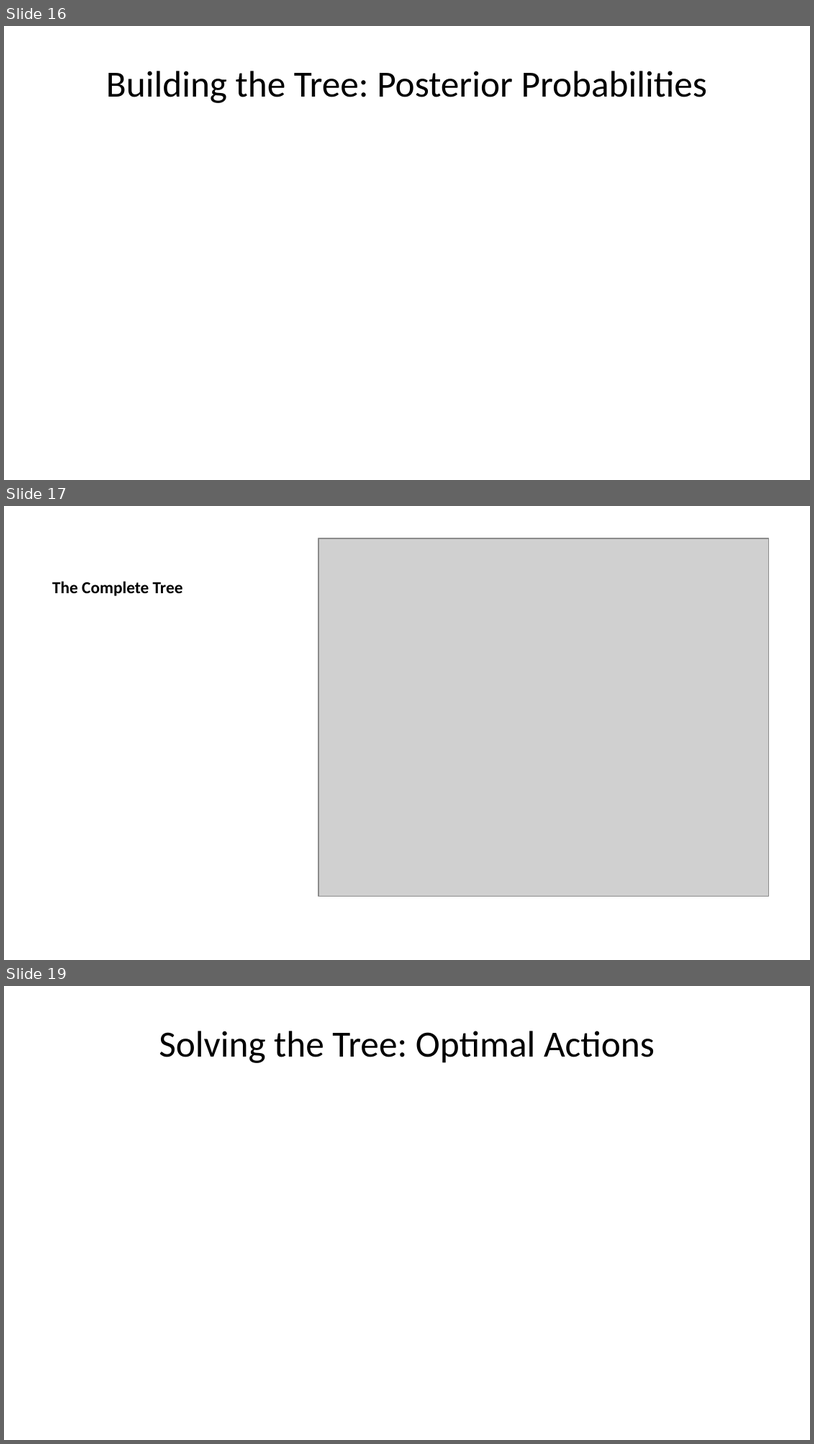
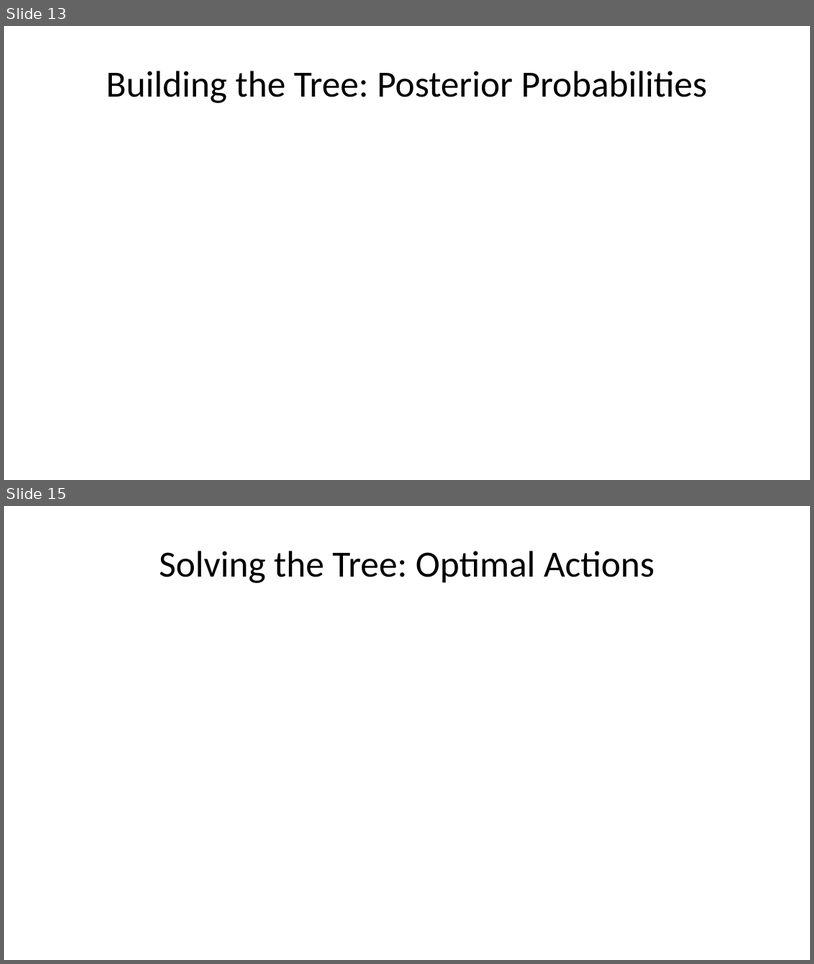
Before and after one commit to CEVE-421-521/ceve-421-521.github.io, a slide deck: lectures/week-07/evii.pptx. Shown one above the other, each under a label of ours: slides 16, 17 and 19 before the commit, slides 13 and 15 after it; the slides between them are not shown. The pictures are 814x1444 and 814x964 pixels, drawn with LibreOffice and Linux fonts; fonts in the diff are those of the drawing; grey boxes stand for pictures. Boxes give left, top, right and bottom in pixels: in the first picture for what was removed or moved away, otherwise in the second. Text is boxed around its words. In the diff, an @@ line names an element or a change of style, - is before the commit and + after.

```diff
--- a/lectures/week-07/evii.pptx
+++ b/lectures/week-07/evii.pptx
@@ slide 17 removed at [4,506,810,960], background #FFFFFF @@
@@ picture removed at [319,538,769,896] @@
@@ title removed at [52,581,183,596] @@
-The Complete Tree
@@ what was slide 16 is now slide 13 @@
@@ what was slide 19 is now slide 15 @@
```
Also in this commit, not shown: 4 slides changed, 3 other slides removed, 57 other files.
